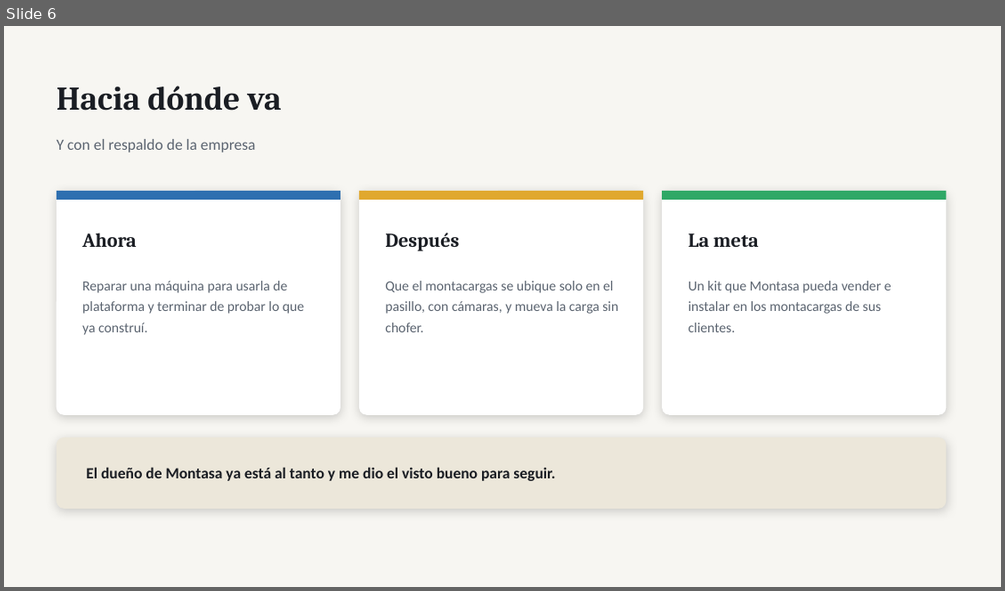
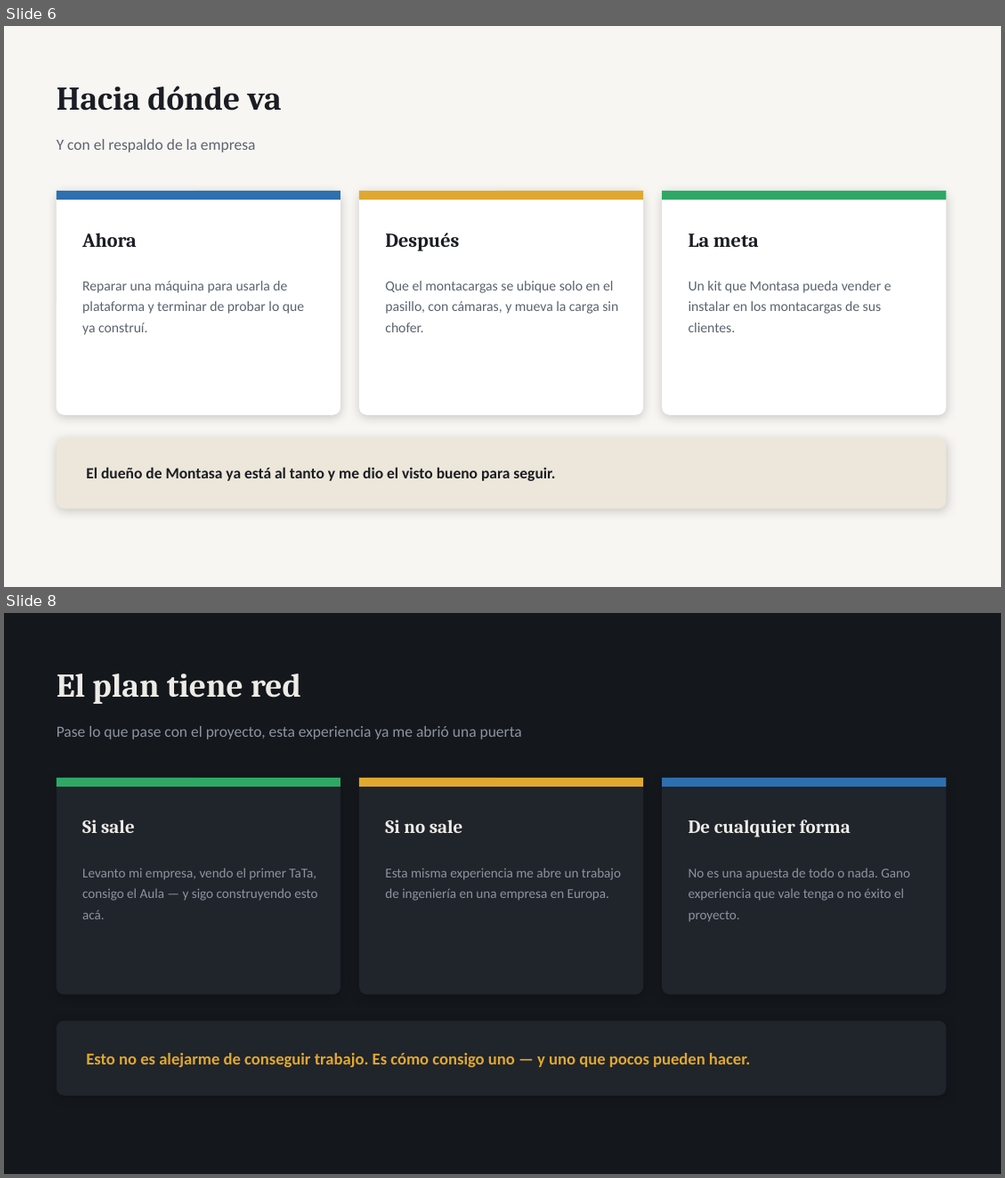
Before and after one commit to Rodzilla-TheCreator/tata, a slide deck: presentaciones/TaTa_Para_mis_papas.pptx. Shown one above the other, each under a label of ours: slide 6 before the commit, slides 6 and 8 after it; the slides between them are not shown. The pictures are 1005x591 and 1005x1178 pixels, drawn with LibreOffice and Linux fonts; fonts in the diff are those of the drawing. Boxes give left, top, right and bottom in pixels: in the first picture for what was removed or moved away, otherwise in the second. Text is boxed around its words. In the diff, an @@ line names an element or a change of style, - is before the commit and + after.

```diff
--- a/presentaciones/TaTa_Para_mis_papas.pptx
+++ b/presentaciones/TaTa_Para_mis_papas.pptx
@@ slide 8 added at [4, 613, 1001, 1174], background #14171C @@
@@ text added at [57, 674, 301, 704], 32 pt, text #ECEBE6, bold @@
+El plan tiene red
@@ text added at [57, 726, 522, 739], 15 pt, text #8B949E @@
+Pase lo que pase con el proyecto, esta experiencia ya me abrió una puerta
@@ rounded rectangle added at [57, 778, 340, 995], fill #20242B @@
@@ rectangle added at [57, 778, 340, 787], fill #2FA866 @@
@@ rounded rectangle added at [359, 778, 643, 995], fill #20242B @@
@@ rectangle added at [359, 778, 643, 787], fill #E0A82E @@
@@ rounded rectangle added at [662, 778, 947, 995], fill #20242B @@
@@ rectangle added at [662, 778, 947, 787], fill #2E6FB0 @@
@@ text added at [82, 819, 135, 833], 18 pt, text #ECEBE6, bold @@
+Si sale
@@ text added at [385, 819, 463, 833], 18 pt, text #ECEBE6, bold @@
+Si no sale
@@ text added at [688, 819, 850, 837], 18 pt, text #ECEBE6, bold @@
+De cualquier forma
@@ text added at [82, 868, 317, 919], 13 pt, text #8B949E @@
+Levanto mi empresa, vendo el primer TaTa, consigo el Aula — y sigo construyendo esto acá.
@@ text added at [385, 868, 621, 900], 13 pt, text #8B949E @@
+Esta misma experiencia me abre un trabajo de ingeniería en una empresa en Europa.
@@ text added at [688, 868, 910, 922], 13 pt, text #8B949E @@
+No es una apuesta de todo o nada. Gano experiencia que vale tenga o no éxito el proyecto.
@@ rounded rectangle added at [57, 1021, 947, 1095], fill #20242B @@
@@ text added at [86, 1053, 750, 1067], 16 pt, text #E0A82E, bold @@
+Esto no es alejarme de conseguir trabajo. Es cómo consigo uno — y uno que pocos pueden hacer.
```
Also in this commit, not shown: 1 slide changed, 2 other slides added, 5 other files.
